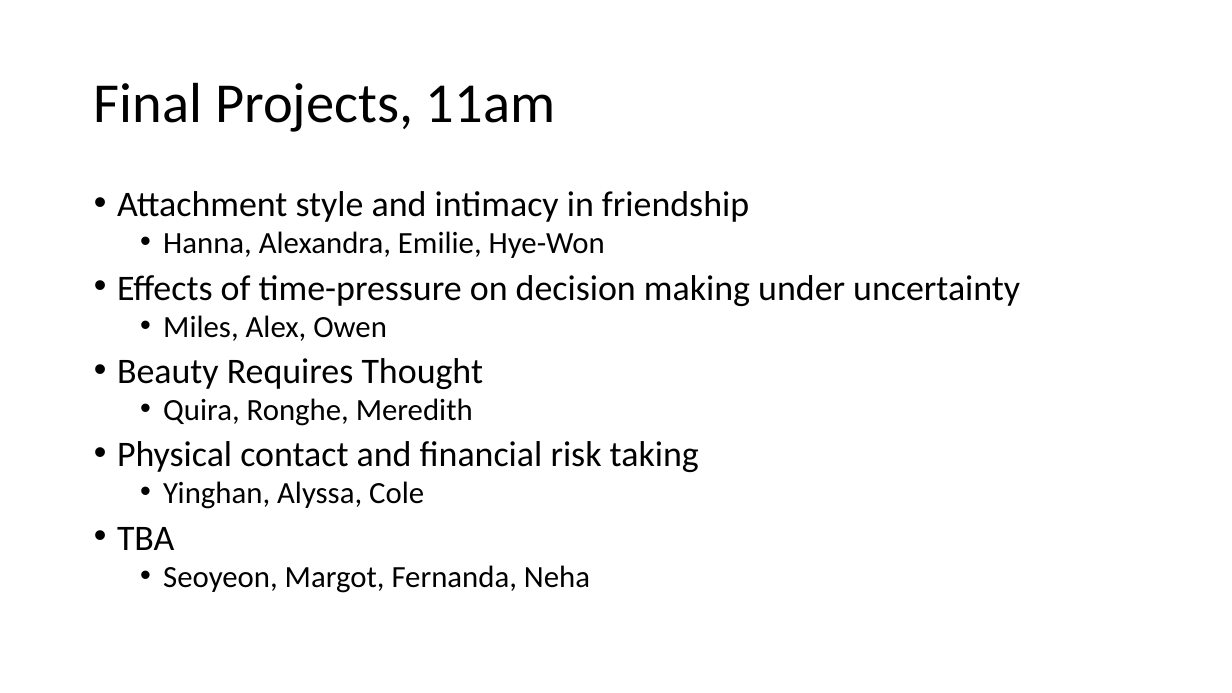
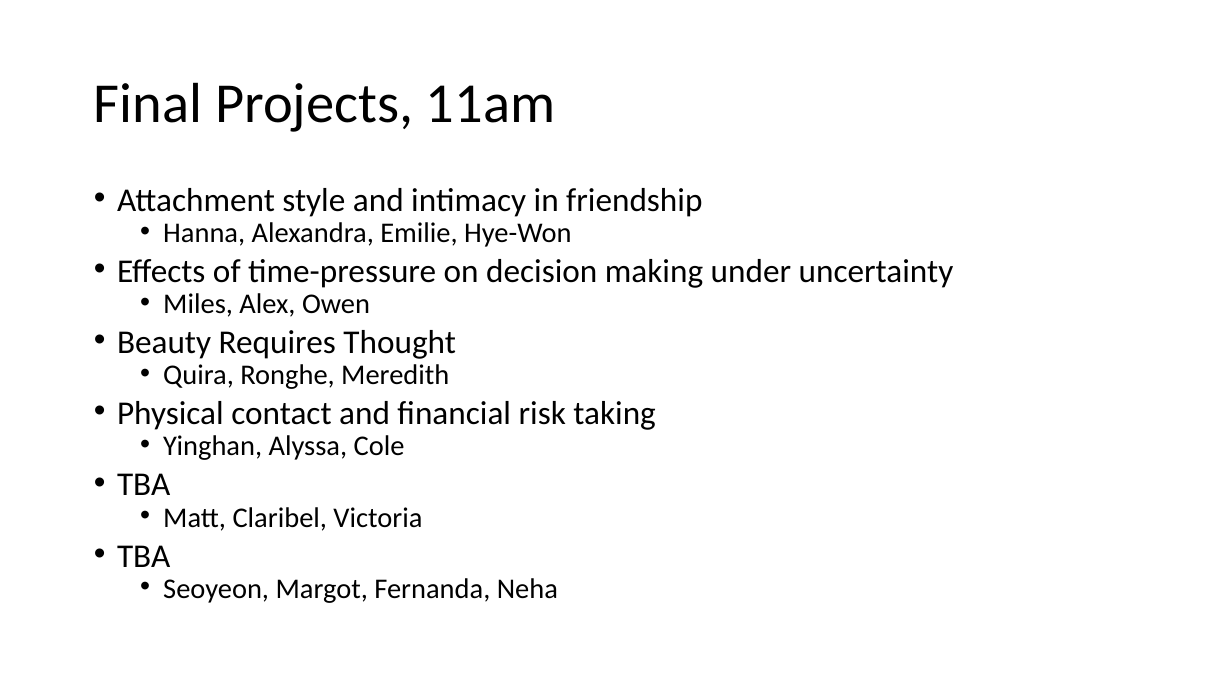
Before and after one commit to preber/Research-Methods, a slide deck: slide 4 of Class Slides 2024/Class 18.pptx (slide 3 before the commit). Drawn at 1232x693 pixels with LibreOffice and Linux fonts; fonts in the diff are those of the drawing. Boxes give left, top, right and bottom in pixels: in the first picture for what was removed or moved away, otherwise in the second. Text is boxed around its words. In the diff, an @@ line names an element or a change of style, - is before the commit and + after.

```diff
--- a/Class Slides 2024/Class 18.pptx
+++ b/Class Slides 2024/Class 18.pptx
@@ text at [117, 188, 954, 603]: size 28 to 25.9 pt in "Attachment style and intimacy in friendship", "Effects of time-pressure on decision making under ...", "Beauty Requires Thought", "Physical contact and financial risk taking" and 1 more places; size 24 to 22.2 pt in "Hanna, Alexandra, Emilie, Hye-Won", "Miles, Alex, Owen", "Quira, Ronghe, Meredith", "Yinghan, Alyssa, Cole" and 1 more places; line spacing 0.8 to 0.7 @@
@@ text at [117, 507, 422, 567]: paragraphs added @@
+  • Matt, Claribel, Victoria
+• TBA
```
Also in this commit, not shown: 1 other slide changed, 1 slide added, 24 other files.
